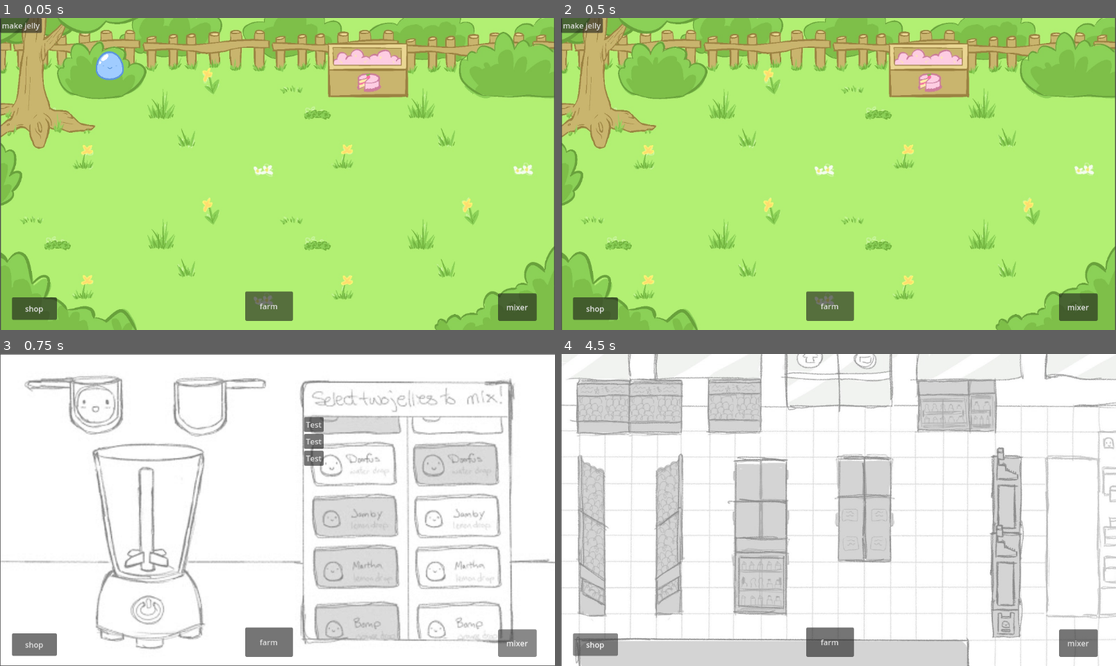
Above: before the commit, frames 1-4 (two rows, left to right).
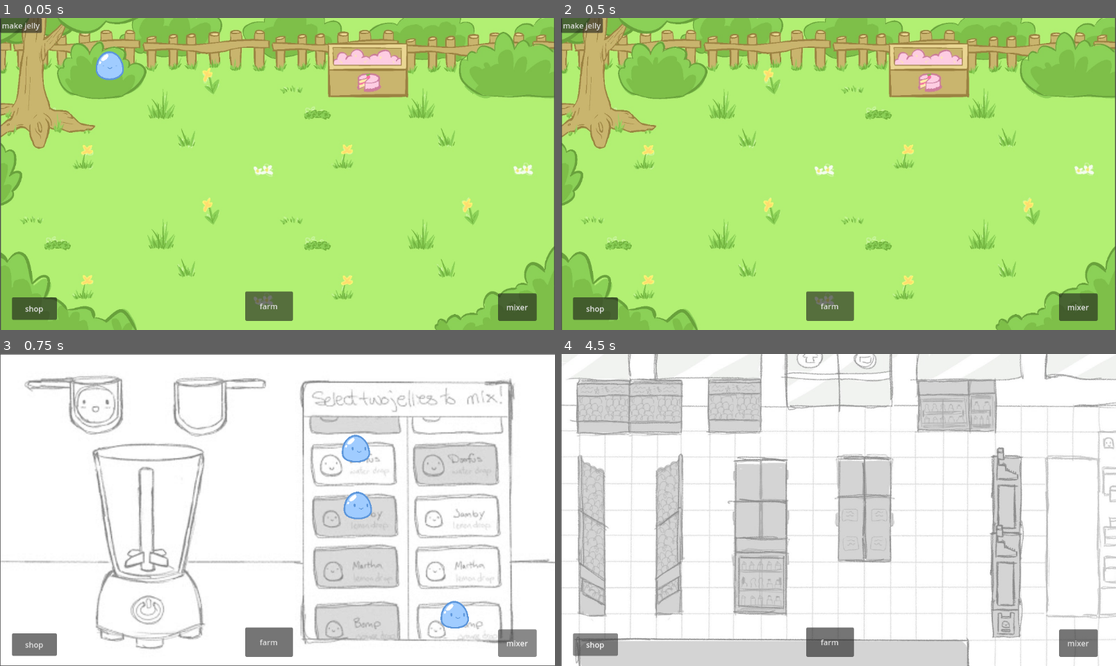
Above: after the commit, the same moments.

Repository: Jelly-Drop-DevOp/JellyDrop
Game: Godot game, scene res://farm.tscn
The game is run twice, just before and just after one commit, with the same random seed, the same clock (stepped at 60 frames per second) and the same inputs.
Inputs (mouse positions are in pixels of both pictures, inside the frame that each line leads up to):
- Up to frame 1 (0.05 s): no input
- Up to frame 2 (0.5 s): no input
- Up to frame 3 (0.75 s): click "mixer" at 0.5 s
- Up to frame 4 (4.5 s): click "mixer" at 1.25 s; click (877, 425) at 2 s, where only the run before the commit has a clickable "Test"; click (877, 441) at 2.75 s, where only the run before the commit has a clickable "Test"; click (877, 456) at 3.5 s, where only the run before the commit has a clickable "Test"; click "shop" at 4.25 s

Frames 1-2 are identical in both runs. In frame 3, 1.6% of the frame differs, in the area x 54-85%, y 20-88%; in frame 4, nothing differs.

Commit message:
Add basic mixer menu back by Inventory.

Diff:
--- /dev/null
+++ b/praccyproggy/mixer/jelly_list_entry.tscn
@@ -0,0 +1,205 @@
+[gd_scene load_steps=43 format=3 uid="uid://xyjnu7xjqg02"]
+
+[ext_resource type="Texture2D" uid="uid://bk1vqdyqian42" path="res://Water Drop Animation V1-20241129T192132Z-001/Water Drop Animation V1/water-drop-f1.PNG" id="1_lkfml"]
+[ext_resource type="Texture2D" uid="uid://bdss5i2rnlqid" path="res://Water Drop Animation V1-20241129T192132Z-001/Water Drop Animation V1/water-drop-f2.PNG" id="2_4m5rk"]
+[ext_resource type="Texture2D" uid="uid://dtay03813iyen" path="res://Water Drop Animation V1-20241129T192132Z-001/Water Drop Animation V1/water-drop-f3.PNG" id="3_vbo4l"]
+[ext_resource type="Texture2D" uid="uid://uwry2dqg3ox6" path="res://Water Drop Animation V1-20241129T192132Z-001/Water Drop Animation V1/water-drop-f4.PNG" id="4_8hb5t"]
+[ext_resource type="Texture2D" uid="uid://yopqhki1mq58" path="res://Water Drop Animation V1-20241129T192132Z-001/Water Drop Animation V1/water-drop-f5.PNG" id="5_p7d6j"]
+[ext_resource type="Texture2D" uid="uid://iw4wo504018" path="res://Water Drop Animation V1-20241129T192132Z-001/Water Drop Animation V1/water-drop-f6.PNG" id="6_tburw"]
+[ext_resource type="Texture2D" uid="uid://8s2xslyvesk4" path="res://Water Drop Animation V1-20241129T192132Z-001/Water Drop Animation V1/water-drop-f7.PNG" id="7_m7de1"]
+[ext_resource type="Texture2D" uid="uid://2vdkwqe8w1m6" path="res://Water Drop Animation V1-20241129T192132Z-001/Water Drop Animation V1/water-drop-f8.PNG" id="8_np6b2"]
+[ext_resource type="Texture2D" uid="uid://b5cdmgrilm5rf" path="res://Water Drop Animation V1-20241129T192132Z-001/Water Drop Animation V1/water-drop-f9.PNG" id="9_e12ol"]
+[ext_resource type="Texture2D" uid="uid://d0ti4obw8tcs8" path="res://Water Drop Animation V1-20241129T192132Z-001/Water Drop Animation V1/water-drop-f10.PNG" id="10_acw3y"]
+[ext_resource type="Texture2D" uid="uid://vdyl0gg1h7s8" path="res://Water Drop Animation V1-20241129T192132Z-001/Water Drop Animation V1/water-drop-f11.PNG" id="11_wyim0"]
+[ext_resource type="Texture2D" uid="uid://codv3v42sq4fj" path="res://Water Drop Animation V1-20241129T192132Z-001/Water Drop Animation V1/water-drop-f12.PNG" id="12_fsuo0"]
+[ext_resource type="Texture2D" uid="uid://ch5o71s6qcj0n" path="res://Water Drop Animation V1-20241129T192132Z-001/Water Drop Animation V1/water-drop-f13.PNG" id="13_3us6o"]
+[ext_resource type="Texture2D" uid="uid://dlew1g7byv4ob" path="res://Water Drop Animation V1-20241129T192132Z-001/Water Drop Animation V1/water-drop-f14.PNG" id="14_aw8rk"]
+[ext_resource type="Texture2D" uid="uid://cg5s2p6bngew1" path="res://Water Drop Animation V1-20241129T192132Z-001/Water Drop Animation V1/water-drop-f15.PNG" id="15_6lykf"]
+[ext_resource type="Texture2D" uid="uid://peqrvdc8ku7y" path="res://Water Drop Animation V1-20241129T192132Z-001/Water Drop Animation V1/water-drop-f16.PNG" id="16_kqd4l"]
+[ext_resource type="Texture2D" uid="uid://bx76hklnqvh0t" path="res://Water Drop Animation V1-20241129T192132Z-001/Water Drop Animation V1/water-drop-f17.PNG" id="17_2w70y"]
+[ext_resource type="Texture2D" uid="uid://d2cq3whfa3bcq" path="res://Water Drop Animation V1-20241129T192132Z-001/Water Drop Animation V1/water-drop-f18.PNG" id="18_0pry7"]
+[ext_resource type="Texture2D" uid="uid://ben743oy7l5fs" path="res://Water Drop Animation V1-20241129T192132Z-001/Water Drop Animation V1/water-drop-f19.PNG" id="19_ieg6i"]
+[ext_resource type="Texture2D" uid="uid://bmhifdn2h6sa8" path="res://Water Drop Animation V1-20241129T192132Z-001/Water Drop Animation V1/water-drop-f20.PNG" id="20_ftp0k"]
+[ext_resource type="Texture2D" uid="uid://10q15c61j34l" path="res://Water Drop Animation V1-20241129T192132Z-001/Water Drop Animation V1/water-drop-f21.PNG" id="21_x2xle"]
+[ext_resource type="Texture2D" uid="uid://i71qmprpaj4m" path="res://Water Drop Animation V1-20241129T192132Z-001/Water Drop Animation V1/water-drop-f22.PNG" id="22_ermno"]
+[ext_resource type="Texture2D" uid="uid://bbn8xy80x2q5w" path="res://Water Drop Animation V1-20241129T192132Z-001/Water Drop Animation V1/water-drop-f23.PNG" id="23_0oikb"]
+[ext_resource type="Texture2D" uid="uid://g775no1t64ae" path="res://Water Drop Animation V1-20241129T192132Z-001/Water Drop Animation V1/water-drop-f24.PNG" id="24_q3keb"]
+[ext_resource type="Texture2D" uid="uid://cs8pofp3d7xfp" path="res://Water Drop Animation V1-20241129T192132Z-001/Water Drop Animation V1/water-drop-f25.PNG" id="25_j3dl4"]
+[ext_resource type="Texture2D" uid="uid://x8tp2s1u3oli" path="res://Water Drop Animation V1-20241129T192132Z-001/Water Drop Animation V1/water-drop-f26.PNG" id="26_wo1s3"]
+[ext_resource type="Texture2D" uid="uid://b6pkwmddu4v2h" path="res://Water Drop Animation V1-20241129T192132Z-001/Water Drop Animation V1/water-drop-f27.PNG" id="27_7tkft"]
+[ext_resource type="Texture2D" uid="uid://b4b852k1b5myt" path="res://Water Drop Animation V1-20241129T192132Z-001/Water Drop Animation V1/water-drop-f28.PNG" id="28_fpm31"]
+[ext_resource type="Texture2D" uid="uid://b6bg33i0n0hhx" path="res://Water Drop Anim Move V1/Untitled_Artwork-1.png" id="29_roosn"]
+[ext_resource type="Texture2D" uid="uid://5vhcc3wbhmqy" path="res://Water Drop Anim Move V1/Untitled_Artwork-2.png" id="30_5ndfc"]
+[ext_resource type="Texture2D" uid="uid://blkymu4chev84" path="res://Water Drop Anim Move V1/Untitled_Artwork-3.png" id="31_uq3x7"]
+[ext_resource type="Texture2D" uid="uid://bygr5u8r1rrux" path="res://Water Drop Anim Move V1/Untitled_Artwork-4.png" id="32_ev562"]
+[ext_resource type="Texture2D" uid="uid://dhlxusy6iuxk7" path="res://Water Drop Anim Move V1/Untitled_Artwork-5.png" id="33_4dgvr"]
+[ext_resource type="Texture2D" uid="uid://kc0mjhhys33u" path="res://Water Drop Anim Move V1/Untitled_Artwork-6.png" id="34_cmu4s"]
+[ext_resource type="Texture2D" uid="uid://60v8ugbuvd5i" path="res://Water Drop Anim Move V1/Untitled_Artwork-7.png" id="35_tbg5w"]
+[ext_resource type="Texture2D" uid="uid://bu0wt62hdgcmt" path="res://Water Drop Anim Move V1/Untitled_Artwork-8.png" id="36_c7hql"]
+[ext_resource type="Texture2D" uid="uid://cv2bkovis43gd" path="res://Water Drop Anim Move V1/Untitled_Artwork-9.png" id="37_qslf3"]
+[ext_resource type="Texture2D" uid="uid://bn4a1ewuoan7" path="res://Water Drop Anim Move V1/Untitled_Artwork-10.png" id="38_xl4lq"]
+[ext_resource type="Texture2D" uid="uid://kvrg1vb85g7d" path="res://Water Drop Anim Move V1/Untitled_Artwork-11.png" id="39_84253"]
+[ext_resource type="Texture2D" uid="uid://dgvaomlj801sn" path="res://Water Drop Anim Move V1/Untitled_Artwork-12.png" id="40_5g1cg"]
+
+[sub_resource type="SpriteFrames" id="SpriteFrames_xoe33"]
+animations = [{
+"frames": [{
+"duration": 1.0,
+"texture": ExtResource("1_lkfml")
+}, {
+"duration": 1.0,
+"texture": ExtResource("2_4m5rk")
+}, {
+"duration": 1.0,
+"texture": ExtResource("3_vbo4l")
+}, {
+"duration": 1.0,
+"texture": ExtResource("4_8hb5t")
+}, {
+"duration": 1.0,
+"texture": ExtResource("5_p7d6j")
+}, {
+"duration": 1.0,
+"texture": ExtResource("6_tburw")
+}, {
+"duration": 1.0,
+"texture": ExtResource("7_m7de1")
+}, {
+"duration": 1.0,
+"texture": ExtResource("8_np6b2")
+}, {
+"duration": 1.0,
+"texture": ExtResource("9_e12ol")
+}, {
+"duration": 1.0,
+"texture": ExtResource("10_acw3y")
+}, {
+"duration": 1.0,
+"texture": ExtResource("11_wyim0")
+}, {
+"duration": 1.0,
+"texture": ExtResource("12_fsuo0")
+}, {
+"duration": 1.0,
+"texture": ExtResource("13_3us6o")
+}, {
+"duration": 1.0,
+"texture": ExtResource("14_aw8rk")
+}, {
+"duration": 1.0,
+"texture": ExtResource("15_6lykf")
+}, {
+"duration": 1.0,
+"texture": ExtResource("16_kqd4l")
+}, {
+"duration": 1.0,
+"texture": ExtResource("17_2w70y")
+}, {
+"duration": 1.0,
+"texture": ExtResource("18_0pry7")
+}, {
+"duration": 1.0,
+"texture": ExtResource("19_ieg6i")
+}, {
+"duration": 1.0,
+"texture": ExtResource("20_ftp0k")
+}, {
+"duration": 1.0,
+"texture": ExtResource("21_x2xle")
+}, {
+"duration": 1.0,
+"texture": ExtResource("22_ermno")
+}, {
+"duration": 1.0,
+"texture": ExtResource("23_0oikb")
+}, {
+"duration": 1.0,
+"texture": ExtResource("24_q3keb")
+}, {
+"duration": 1.0,
+"texture": ExtResource("25_j3dl4")
+}, {
+"duration": 1.0,
+"texture": ExtResource("26_wo1s3")
+}, {
+"duration": 1.0,
+"texture": ExtResource("27_7tkft")
+}, {
+"duration": 1.0,
+"texture": ExtResource("28_fpm31")
+}],
+"loop": true,
+"name": &"idle",
+"speed": 16.0
+}, {
+"frames": [{
+"duration": 1.0,
+"texture": ExtResource("29_roosn")
+}, {
+"duration": 1.0,
+"texture": ExtResource("30_5ndfc")
+}, {
+"duration": 1.0,
+"texture": ExtResource("31_uq3x7")
+}, {
+"duration": 1.0,
+"texture": ExtResource("32_ev562")
+}, {
+"duration": 1.0,
+"texture": ExtResource("33_4dgvr")
+}, {
+"duration": 1.0,
+"texture": ExtResource("34_cmu4s")
+}, {
+"duration": 1.0,
+"texture": ExtResource("35_tbg5w")
+}, {
+"duration": 1.0,
+"texture": ExtResource("35_tbg5w")
+}, {
+"duration": 1.0,
+"texture": ExtResource("35_tbg5w")
+}, {
+"duration": 1.0,
+"texture": ExtResource("35_tbg5w")
+}, {
+"duration": 1.0,
+"texture": ExtResource("35_tbg5w")
+}, {
+"duration": 1.0,
+"texture": ExtResource("36_c7hql")
+}, {
+"duration": 1.0,
+"texture": ExtResource("37_qslf3")
+}, {
+"duration": 1.0,
+"texture": ExtResource("38_xl4lq")
+}, {
+"duration": 1.0,
+"texture": ExtResource("39_84253")
+}, {
+"duration": 1.0,
+"texture": ExtResource("40_5g1cg")
+}],
+"loop": true,
+"name": &"move",
+"speed": 16.0
+}]
+
+[sub_resource type="CircleShape2D" id="CircleShape2D_diq61"]
+radius = 25.5539
+
+[node name="JellyListEntry" type="Node2D"]
+
+[node name="CharacterBody2D" type="CharacterBody2D" parent="."]
+
+[node name="JellyAnimations" type="AnimatedSprite2D" parent="CharacterBody2D"]
+position = Vector2(1, 0)
+scale = Vector2(0.102751, 0.112617)
+sprite_frames = SubResource("SpriteFrames_xoe33")
+animation = &"move"
+
+[node name="JellyCollision" type="CollisionShape2D" parent="CharacterBody2D"]
+position = Vector2(1, 1)
+shape = SubResource("CircleShape2D_diq61")
+debug_color = Color(1, 1, 1, 0)
--- a/praccyproggy/mixer/mixer.gd
+++ b/praccyproggy/mixer/mixer.gd
@@ -1,4 +1,10 @@
 extends Node2D
+
+@export var jelly_list_entry_template: PackedScene
+@export var jelly_entry_markers: Array[Marker2D]
+@export var left_cup: Marker2D
+@export var right_cup: Marker2D
+@export var result: Marker2D
 
 func _ready() -> void:
 	var inventory: Inventory = Inventory.load()
@@ -6,7 +12,9 @@
 		add_jelly_list_entry(jelly_instance)
 
 func add_jelly_list_entry(jelly_instance: BlueJelly) -> void:
-	#TODO: tyleralbert - Instantiate custom UI element with `jelly_instance` fields.
-	var button: Button = Button.new()
-	button.text = "Test"
-	$JellyListContainer/JellyList.add_child(button)
+	var inventory: Inventory = Inventory.load()
+	for i in range(0, min(jelly_entry_markers.size(), inventory.owned_jellies.size())):
+		# TODO: tyleralbert - Populate jelly with data from jelly_instance.
+		var jelly_list_entry = jelly_list_entry_template.instantiate()
+		jelly_list_entry.position = jelly_entry_markers[i].position
+		add_child(jelly_list_entry)
--- a/praccyproggy/mixer/mixer.tscn
+++ b/praccyproggy/mixer/mixer.tscn
@@ -1,11 +1,17 @@
-[gd_scene load_steps=4 format=3 uid="uid://bwb1dt1dc8guk"]
+[gd_scene load_steps=5 format=3 uid="uid://bwb1dt1dc8guk"]
 
 [ext_resource type="Script" path="res://mixer/mixer.gd" id="1_3o2kp"]
 [ext_resource type="Texture2D" uid="uid://b2mhv6jqa4ety" path="res://mixer/mixer.jpg" id="1_mxug0"]
+[ext_resource type="PackedScene" uid="uid://xyjnu7xjqg02" path="res://mixer/jelly_list_entry.tscn" id="2_j4et6"]
 [ext_resource type="PackedScene" uid="uid://cuj06sanmhu01" path="res://scene_controller.tscn" id="2_ns23k"]
 
-[node name="Mixer" type="Node2D"]
+[node name="Mixer" type="Node2D" node_paths=PackedStringArray("jelly_entry_markers", "left_cup", "right_cup", "result")]
 script = ExtResource("1_3o2kp")
+jelly_list_entry_template = ExtResource("2_j4et6")
+jelly_entry_markers = [NodePath("JellyEntries/Entry0"), NodePath("JellyEntries/Entry1"), NodePath("JellyEntries/Entry2"), NodePath("JellyEntries/Entry3"), NodePath("JellyEntries/Entry4"), NodePath("JellyEntries/Entry5"), NodePath("JellyEntries/Entry6"), NodePath("JellyEntries/Entry7")]
+left_cup = NodePath("LeftCup")
+right_cup = NodePath("RightCup")
+result = NodePath("Result")
 
 [node name="Sprite2D" type="Sprite2D" parent="."]
 position = Vector2(576.59, 324.172)
@@ -14,11 +20,37 @@
 
 [node name="SceneController" parent="." instance=ExtResource("2_ns23k")]
 
-[node name="JellyListContainer" type="ScrollContainer" parent="."]
-offset_left = 631.0
-offset_top = 131.0
-offset_right = 1060.0
-offset_bottom = 562.0
+[node name="JellyEntries" type="Node" parent="."]
 
-[node name="JellyList" type="VBoxContainer" parent="JellyListContainer"]
-layout_mode = 2
+[node name="Entry0" type="Marker2D" parent="JellyEntries"]
+position = Vector2(945, 540)
+
+[node name="Entry1" type="Marker2D" parent="JellyEntries"]
+position = Vector2(740, 195)
+
+[node name="Entry2" type="Marker2D" parent="JellyEntries"]
+position = Vector2(744, 313)
+
+[node name="Entry3" type="Marker2D" parent="JellyEntries"]
+position = Vector2(742, 425)
+
+[node name="Entry4" type="Marker2D" parent="JellyEntries"]
+position = Vector2(743, 530)
+
+[node name="Entry5" type="Marker2D" parent="JellyEntries"]
+position = Vector2(942, 193)
+
+[node name="Entry6" type="Marker2D" parent="JellyEntries"]
+position = Vector2(943, 307)
+
+[node name="Entry7" type="Marker2D" parent="JellyEntries"]
+position = Vector2(945, 417)
+
+[node name="LeftCup" type="Marker2D" parent="."]
+position = Vector2(199, 104)
+
+[node name="RightCup" type="Marker2D" parent="."]
+position = Vector2(417, 110)
+
+[node name="Result" type="Marker2D" parent="."]
+position = Vector2(309, 532)
